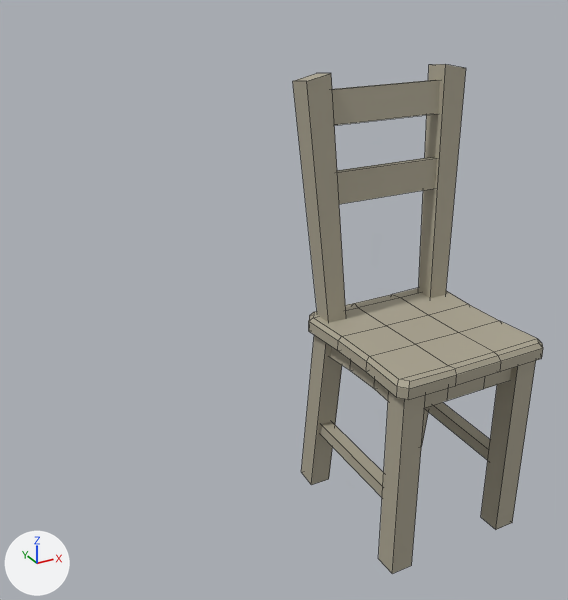
One commit to the FBX model BlindNight/Assets/Models/Chair.fbx: the scene before it, then after it.
The view is the same before and after, from a 50 mm camera at (2.87, -2.64, 1.81) aimed at (4.28, -0.09, 0.53). Every picture has the same lights, and +X, +Y and +Z are marked at lower left. Mesh edges are drawn as thin lines. Where no turn or scale is listed for an object, it has been applied to the vertices.

Names of what the first picture shows: 'Chair'.
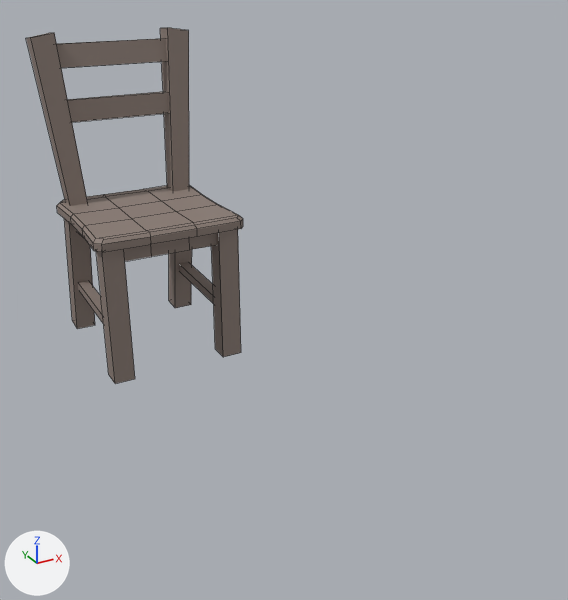
Boxes [x1, y1, x2, y2] around the edits, measured in the pictures (568 x 600 px):
'Chair', recoloured, mesh rescaled, moved (13% narrower, 30% shorter)
    before: [293, 64, 543, 574]
    after: [26, 28, 243, 384]

The edits, one by one:
Material 'Chair_M' (mat_chair_m) changes colour from grey #aca592 to grey #8b7d75; in linear values from (0.411, 0.377, 0.287) to (0.26, 0.205, 0.179).
me_chair_mesh has 176 vertices, 154 faces and spans x -0.302..0.302, y -0.275..0.331, z -0.006..1.488.
me_chair_mesh is used by ob_chair; location (4.376, -0.837, 0.0).
me_chair_mesh part 1: the whole mesh is scaled about its middle by (1.26, 1.26, 1).
Object 'Chair' (ob_chair) moves from (4.376, -0.837, 0.0) to (4.043, 0.849, 0.0).
